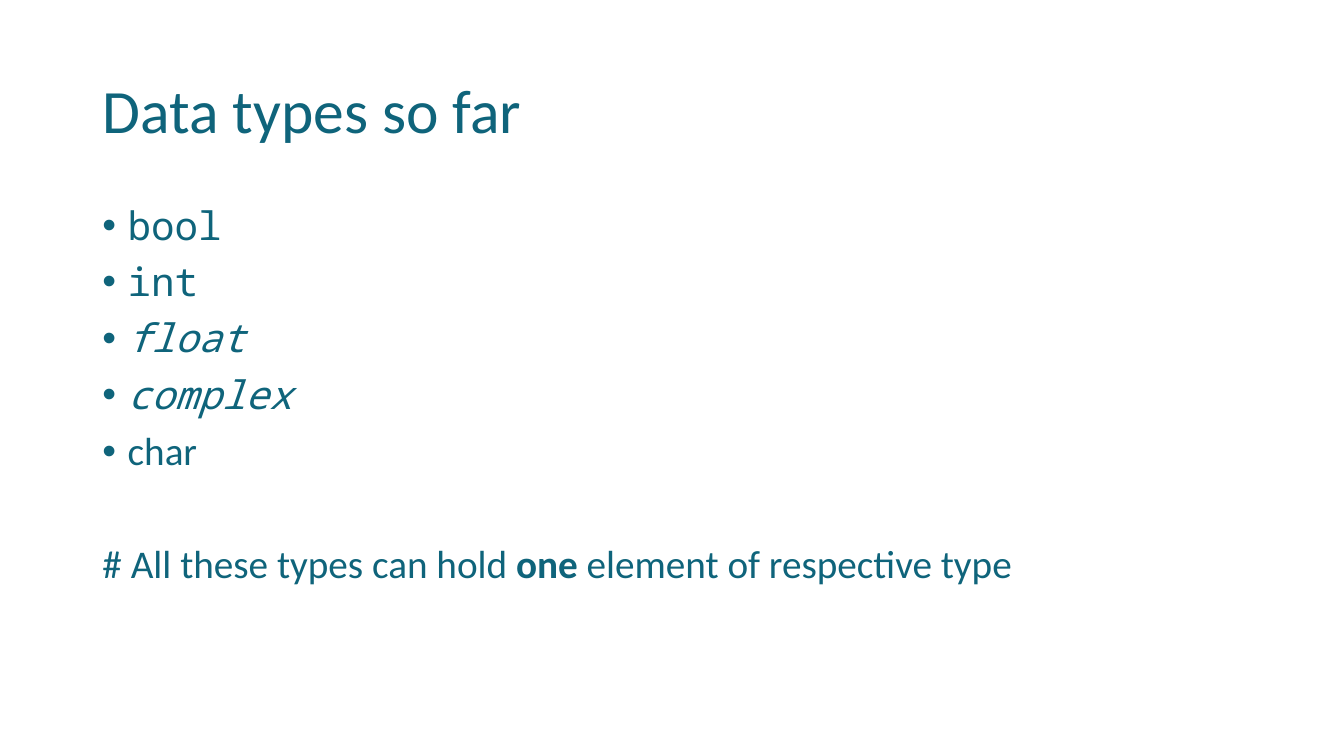
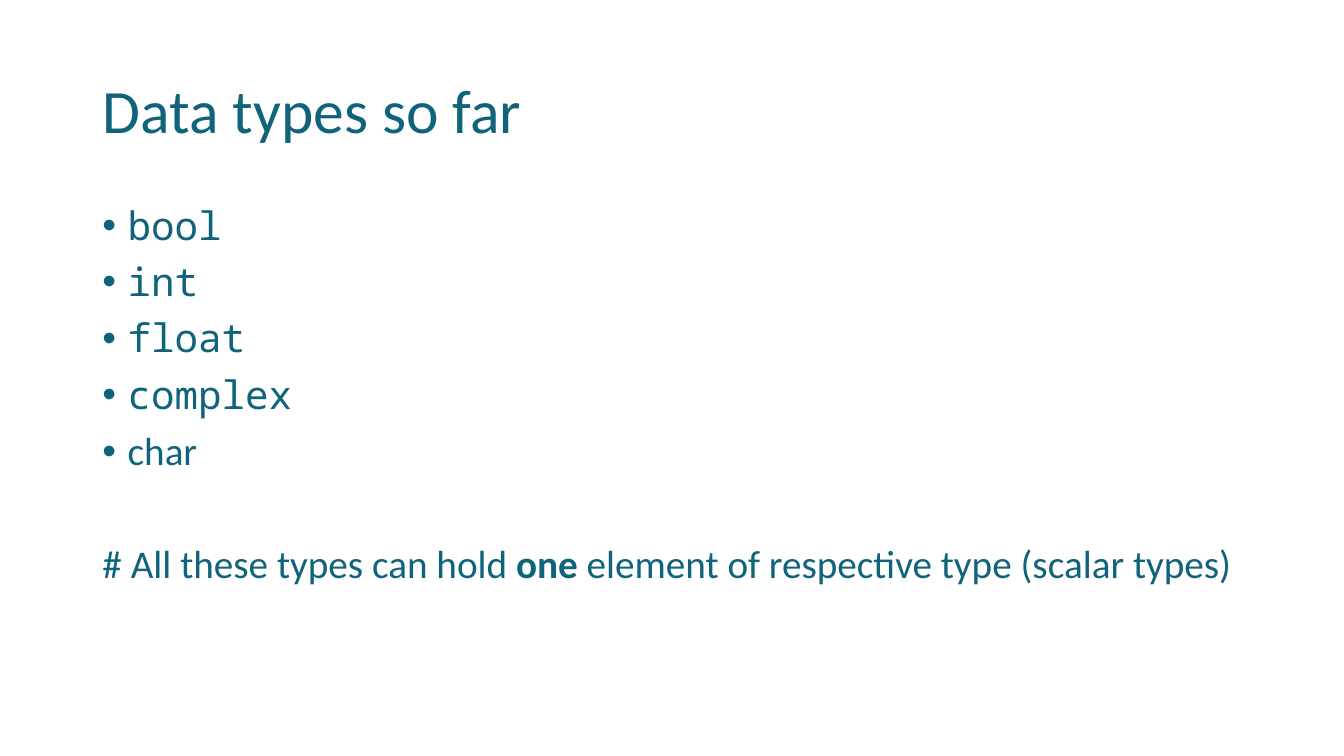
Before and after one commit to uday87j/teach_python, a slide deck: slide 8 of fundamentals/4-Conditionals, Sequence, String.pptx (slide 7 before the commit). Drawn at 1344x756 pixels with LibreOffice and Linux fonts; fonts in the diff are those of the drawing. Boxes give left, top, right and bottom in pixels: in the first picture for what was removed or moved away, otherwise in the second. Text is boxed around its words. In the diff, an @@ line names an element or a change of style, - is before the commit and + after.

```diff
--- a/fundamentals/4-Conditionals, Sequence, String.pptx
+++ b/fundamentals/4-Conditionals, Sequence, String.pptx
@@ text at [128,322,292,419]: italic off in "float", "complex" @@
@@ text at [131,549,1231,585]: text changed @@
-# All these types can hold one element of respective type
+# All these types can hold one element of respective type (scalar types)
```
Also in this commit, not shown: 1 other file.
